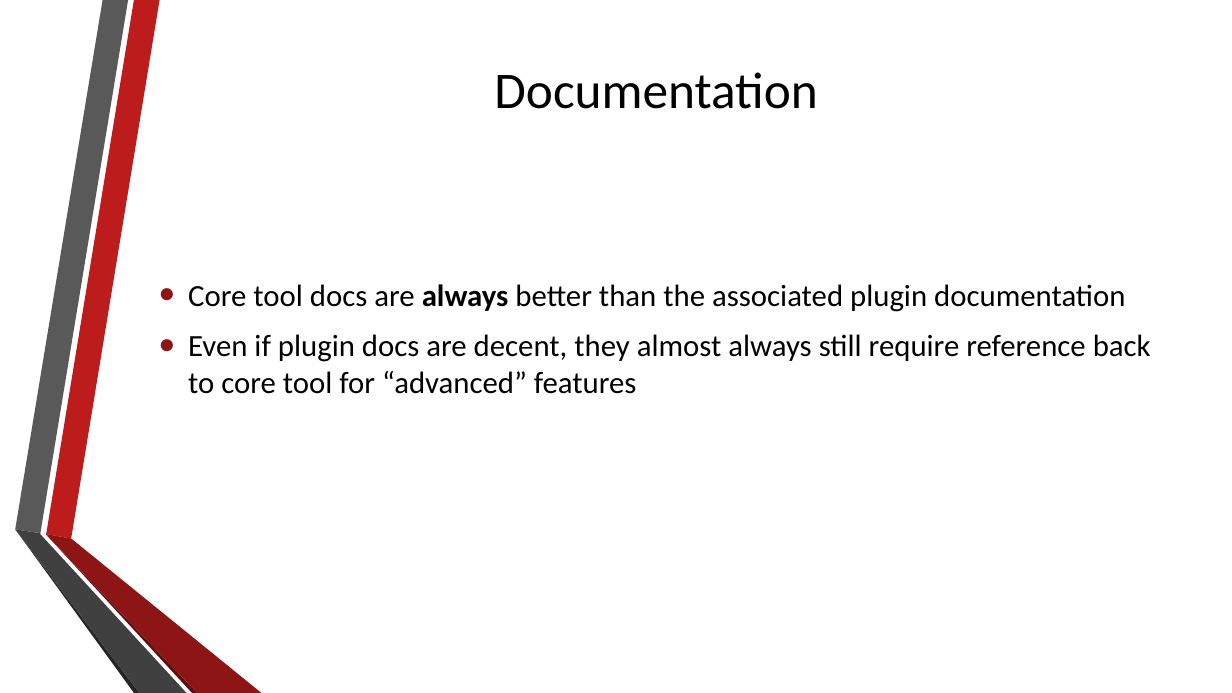
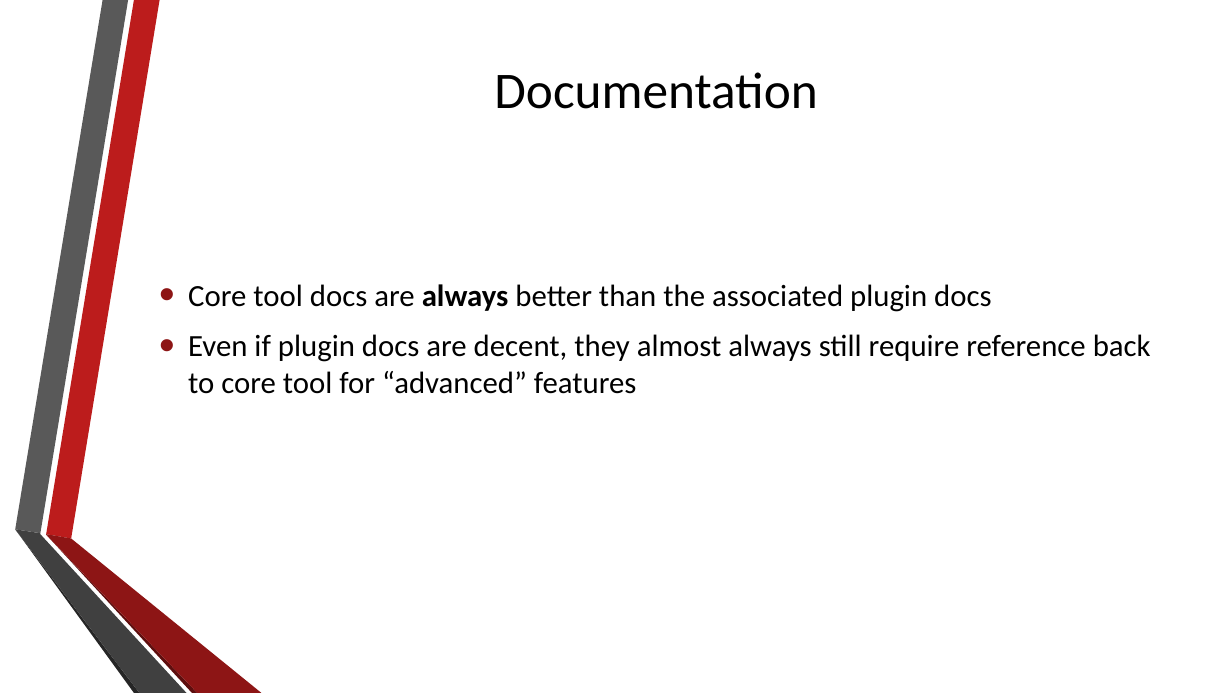
Before and after one commit to fyockm/npm-scripts, a slide deck: slide 6 of npm_scripts.pptx. Drawn at 1232x693 pixels with LibreOffice and Linux fonts; fonts in the diff are those of the drawing; background and template pictures are left out. Boxes give left, top, right and bottom in pixels: in the first picture for what was removed or moved away, otherwise in the second. Text is boxed around its words. In the diff, an @@ line names an element or a change of style, - is before the commit and + after.

```diff
--- a/npm_scripts.pptx
+++ b/npm_scripts.pptx
@@ text at (188,284,991,312): text changed @@
-• Core tool docs are always better than the associated plugin documentation
+• Core tool docs are always better than the associated plugin docs
```
Also in this commit, not shown: 5 other slides changed, 18 other files.
